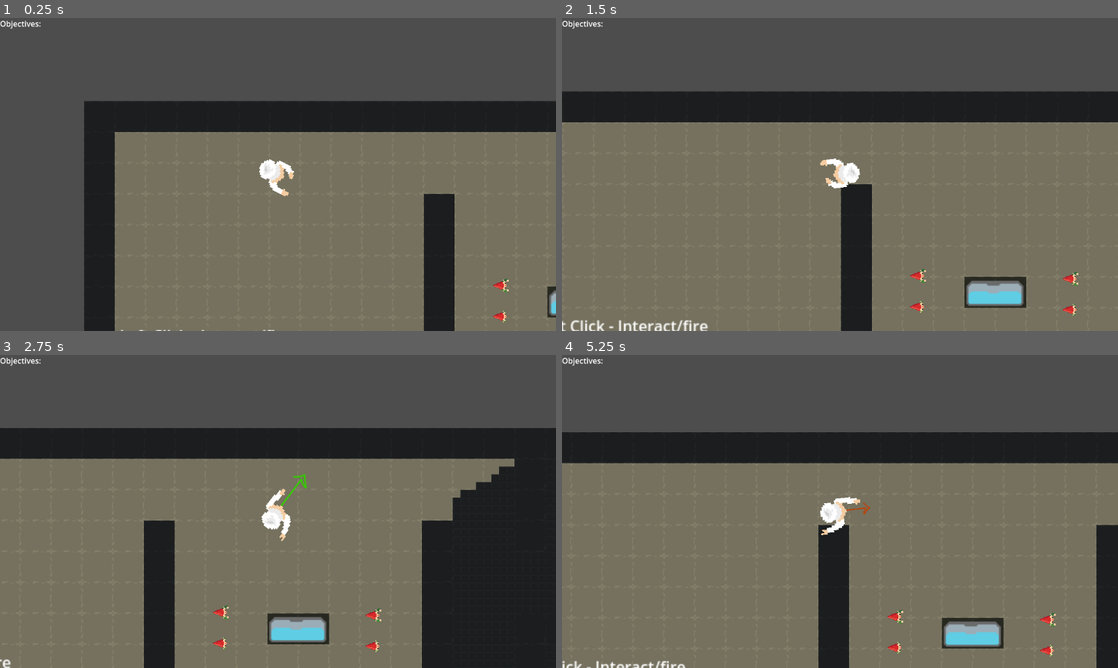
Above: before the commit, frames 1-4 (two rows, left to right).
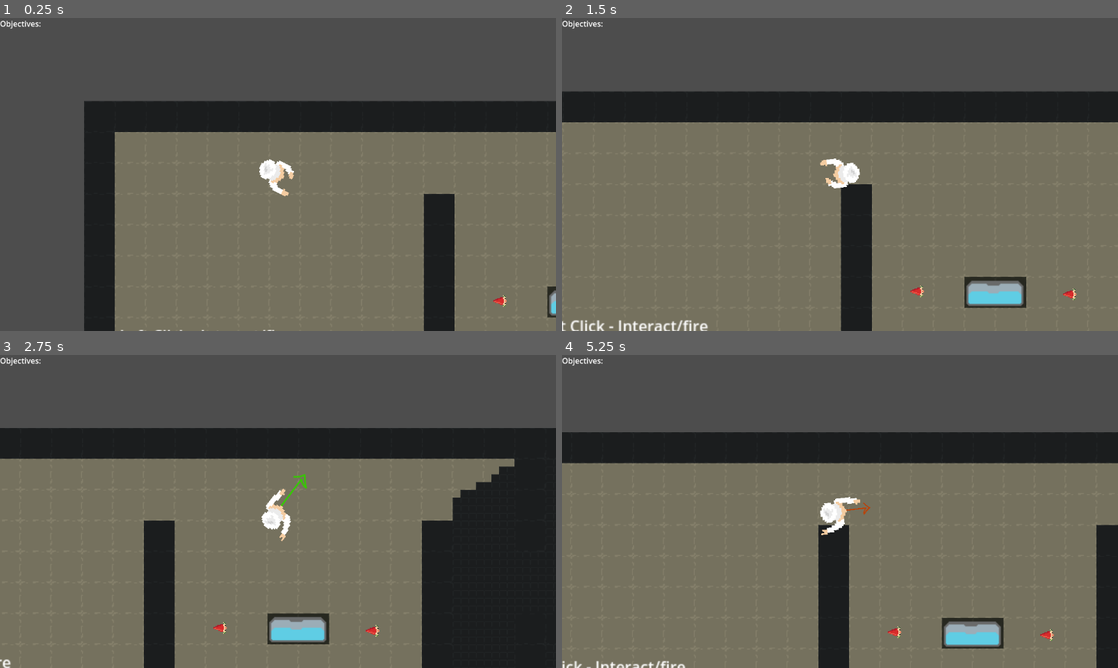
Above: after the commit, the same moments.

Repository: BobWizardLad/risk-it-for-the-biscuit
Game: Godot game, scene res://levels/trial_one.tscn
Two runs of this game, one before a commit and one after it. Both use one fixed random seed, a clock stepped at 60 frames per second and the inputs below.
Inputs (mouse positions are in pixels of both pictures, inside the frame that each line leads up to):
- Up to frame 1 (0.25 s): no input
- Up to frame 2 (1.5 s): tap Enter at 0.5 s; move the mouse to (962, 158) at 0.52 s; press the mouse at (962, 158) at 0.53 s; hold Right (ui_right) 0.53-1.28 s; move the mouse to (728, 190) at 1.27 s; release the mouse at (728, 190) at 1.28 s; hold Down (ui_down) from 1.28 s (still down); click (728, 190) at 1.35 s
- Up to frame 3 (2.75 s): tap Space at 2 s; move the mouse to (333, 442) at 2.02 s; release Down (ui_down) at 2.03 s; press the mouse at (333, 442) at 2.03 s; hold Right (ui_right) from 2.03 s (still down)
- Up to frame 4 (5.25 s): move the mouse to (812, 574) at 2.77 s; release Right (ui_right) at 2.78 s; release the mouse at (812, 574) at 2.78 s; hold Up (ui_up) 2.78-3.53 s; click (812, 574) at 2.85 s; tap Enter at 3.5 s; move the mouse to (1006, 558) at 3.52 s; press the mouse at (1006, 558) at 3.53 s; hold Left (ui_left) 3.53-5.03 s; move the mouse to (673, 464) at 4.27 s; release the mouse at (673, 464) at 4.28 s; click (673, 464) at 4.35 s; tap Space at 5 s; move the mouse to (867, 511) at 5.02 s; press the mouse at (867, 511) at 5.03 s; hold Down (ui_down) from 5.03 s (still down)

The runs differ from the first frame. In frame 1, 0.2% of the frame differs, in the area x 88-92%, y 83-98%; in frame 2, 0.3%; in frame 3, 0.3%, in the area x 38-69%, y 80-95%; in frame 4, 0.3%.

Commit message:
Very quick fix Gnome sprites =)

Diff:
--- a/bake-hard/scenes/enemy.tscn
+++ b/bake-hard/scenes/enemy.tscn
@@ -82,7 +82,7 @@
 texture_filter = 1
 rotation = 4.71239
 texture = ExtResource("2_md0e3")
-hframes = 2
+hframes = 4
 
 [node name="AnimationPlayer" type="AnimationPlayer" parent="."]
 libraries = {
